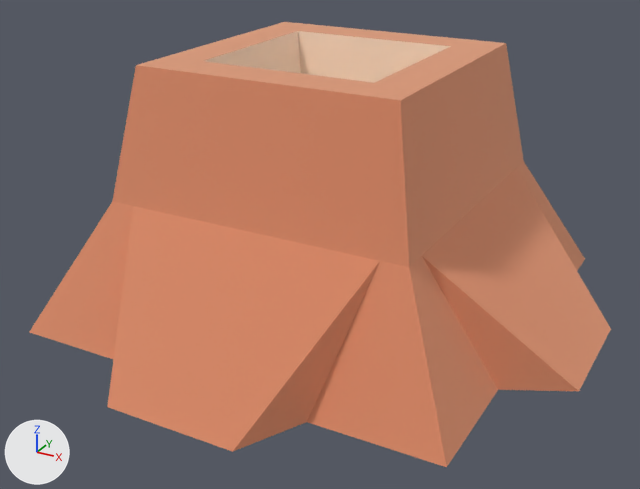
A saved change to the glTF model packs/nature-kit/stump-squaredetailed.glb.
Rendered twice from a 50 mm lens placed at (0.314, -0.588, 0.286), pointed at (0.002, -0.022, 0.003). Lighting does not change. The marker at lower left points along +X, +Y and +Z. The picture after the commit comes second. Where no turn or scale is listed for an object, it has been applied to the vertices.

In view in the first picture: 'stump_squareDetailed'.
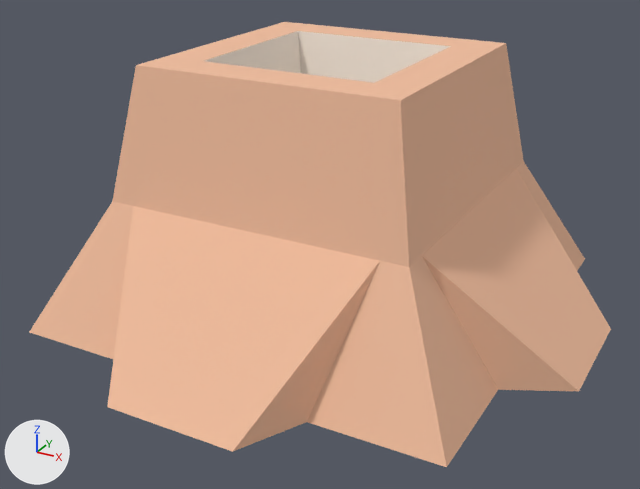
What differs and where, as boxes (x1, y1, x2, y2) in the pictures (640 x 489 px):
'stump_squareDetailed', surface changed
    both: (29, 22, 611, 467)

The change, as a diff of the scene's bpy script:
```diff
--- a/packs/nature-kit/stump-squaredetailed.glb.py
+++ b/packs/nature-kit/stump-squaredetailed.glb.py
@@ mat_woodbark @@
 mat_woodbark.base_color = (0.886, 0.514, 0.341)  # beige #f2be9e
-mat_woodbark.metallic = 1.0
 mat_woodbark.roughness = 1.0
@@ mat_woodinner @@
 mat_woodinner.base_color = (0.961, 0.843, 0.733)  # pale yellow #fbedde
-mat_woodinner.metallic = 1.0
 mat_woodinner.roughness = 1.0
@@ ob_tmpparent @@
-ob_tmpparent = bpy.data.objects.new('tmpParent', None)
-ob_tmpparent.location = (0.0, 0.0, 0.0)
```
